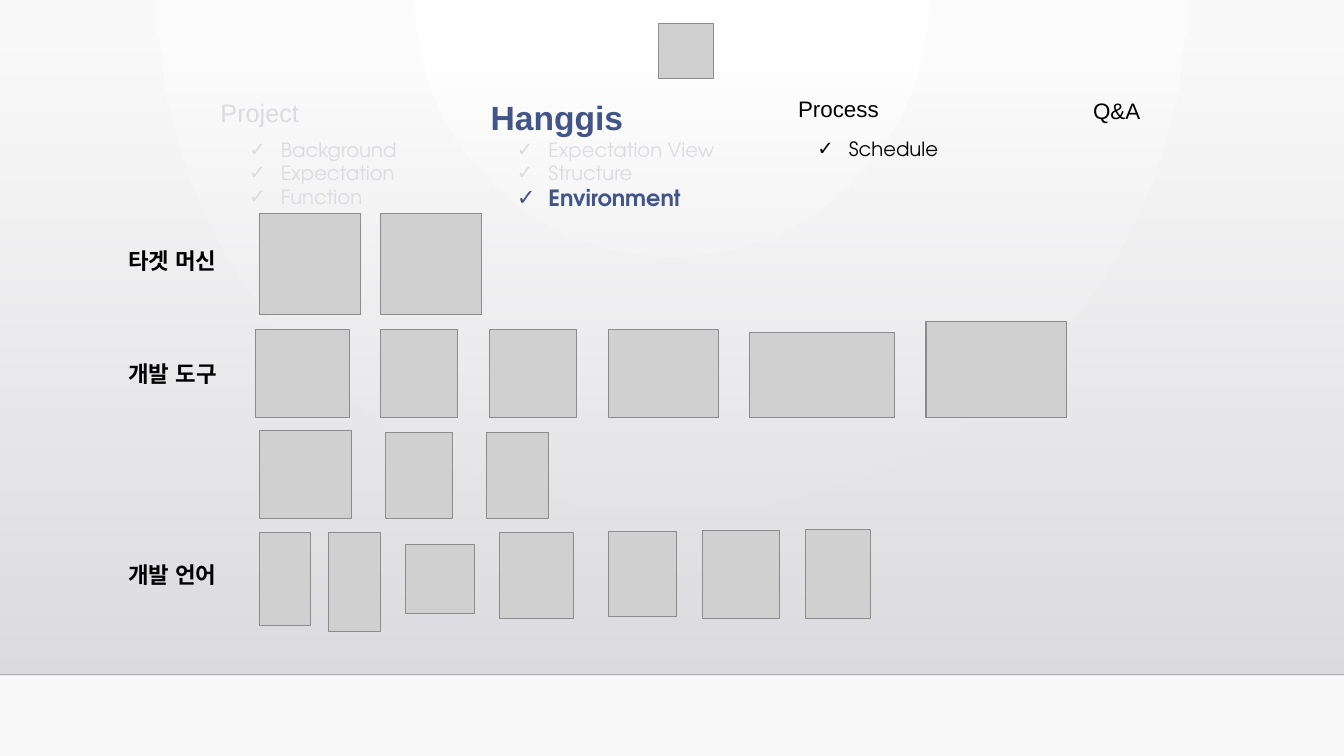
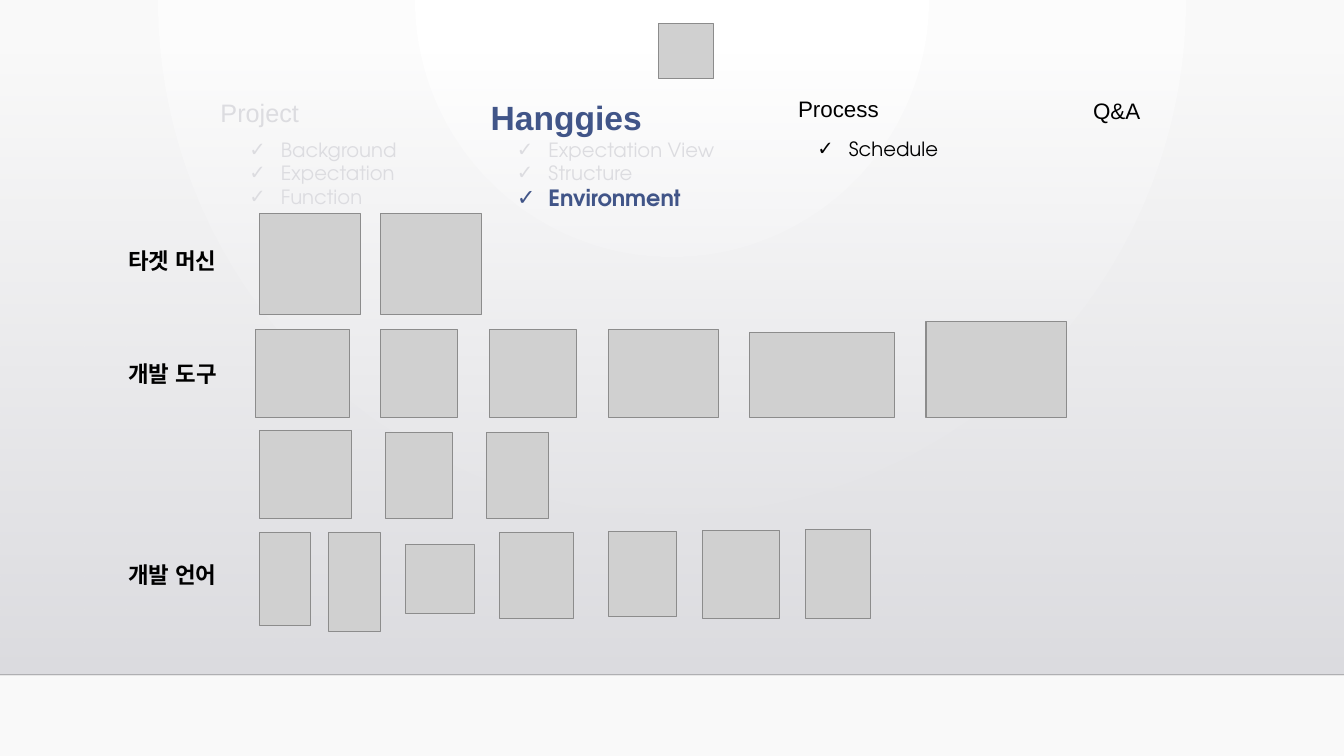
Before and after one commit to J0minsu/Hanggies, a slide deck: slide 8 of Minsu/제안서 발표 PPT.pptx. Drawn at 1344x756 pixels with LibreOffice and Linux fonts; fonts in the diff are those of the drawing; grey boxes stand for pictures; background and template pictures are left out. Boxes give left, top, right and bottom in pixels: in the first picture for what was removed or moved away, otherwise in the second. Text is boxed around its words. In the diff, an @@ line names an element or a change of style, - is before the commit and + after.

```diff
--- a/Minsu/제안서 발표 PPT.pptx
+++ b/Minsu/제안서 발표 PPT.pptx
@@ text at (491, 105, 642, 137): text changed @@
-Hanggis
+Hanggies
```
Also in this commit, not shown: 9 other slides changed.
